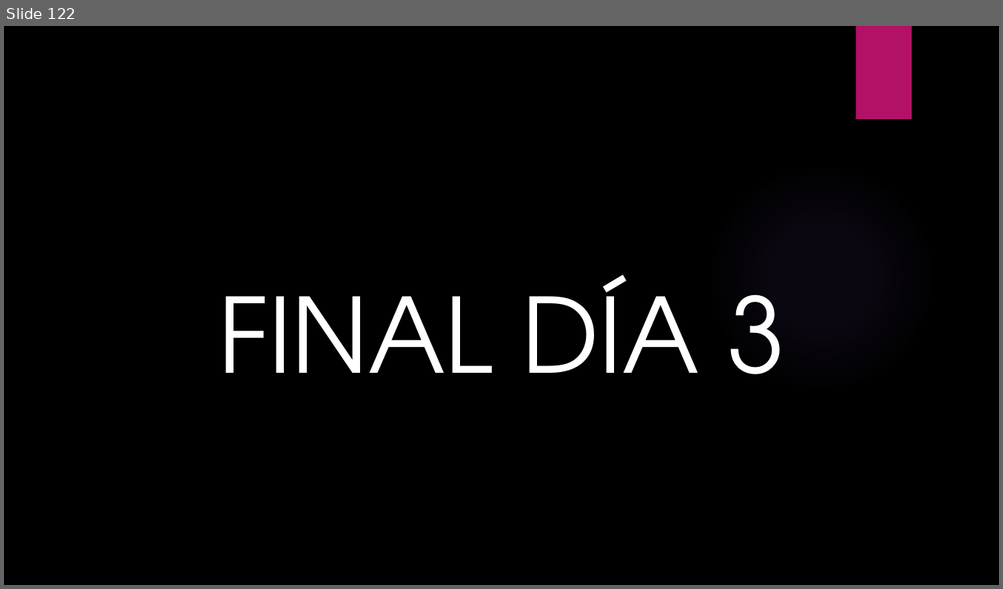
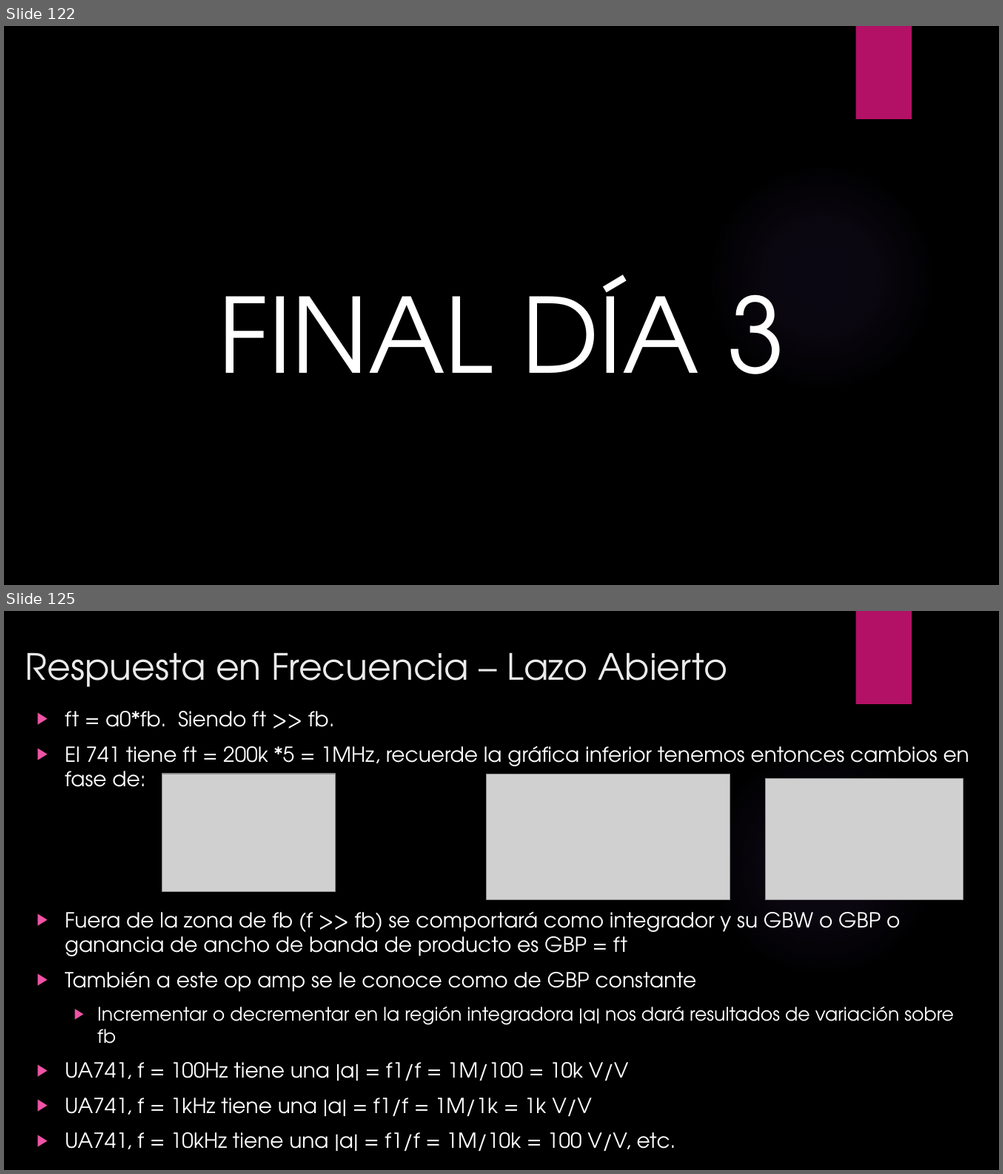
Before and after one commit to ulatinaedupa/ElectronicsII, a slide deck: Presentación/Electronica II.pptx. Shown one above the other, each under a label of ours: slide 122 before the commit, slides 122 and 125 after it; the slides between them are not shown. The pictures are 1003x589 and 1003x1174 pixels, drawn with LibreOffice and Linux fonts; fonts in the diff are those of the drawing; grey boxes stand for pictures; background and template pictures are left out. Boxes give left, top, right and bottom in pixels: in the first picture for what was removed or moved away, otherwise in the second. Text is boxed around its words. In the diff, an @@ line names an element or a change of style, - is before the commit and + after.

Commit message:
day4

```diff
--- a/Presentación/Electronica II.pptx
+++ b/Presentación/Electronica II.pptx
@@ slide 125 added at [4, 611, 999, 1170], background picture (left out); not listed: 2 template elements that a slide beside it also shows @@
@@ title added at [25, 652, 727, 687], 35 pt, text #EBEBEB @@
+Respuesta en Frecuencia – Lazo Abierto
@@ text added at [65, 711, 969, 1152], 20 pt, text #FFFFFF @@
+▶ ft = a0*fb. Siendo ft >> fb.
+▶ El 741 tiene ft = 200k *5 = 1MHz, recuerde la gráfica inferior tenemos entonces cambios en fase de:
+▶ Fuera de la zona de fb (f >> fb) se comportará como integrador y su GBW o GBP o ganancia de ancho de banda de producto es GBP = ft
+▶ También a este op amp se le conoce como de GBP constante
+  ▶ Incrementar o decrementar en la región integradora |a| nos dará resultados de variación sobre fb
+▶ UA741, f = 100Hz tiene una |a| = f1/f = 1M/100 = 10k V/V
+▶ UA741, f = 1kHz tiene una |a| = f1/f = 1M/1k = 1k V/V
+▶ UA741, f = 10kHz tiene una |a| = f1/f = 1M/10k = 100 V/V, etc.
@@ picture added at [162, 774, 336, 891] @@
@@ picture added at [486, 774, 729, 900] @@
@@ picture added at [765, 779, 964, 900] @@
```
Also in this commit, not shown: 34 other slides added.
